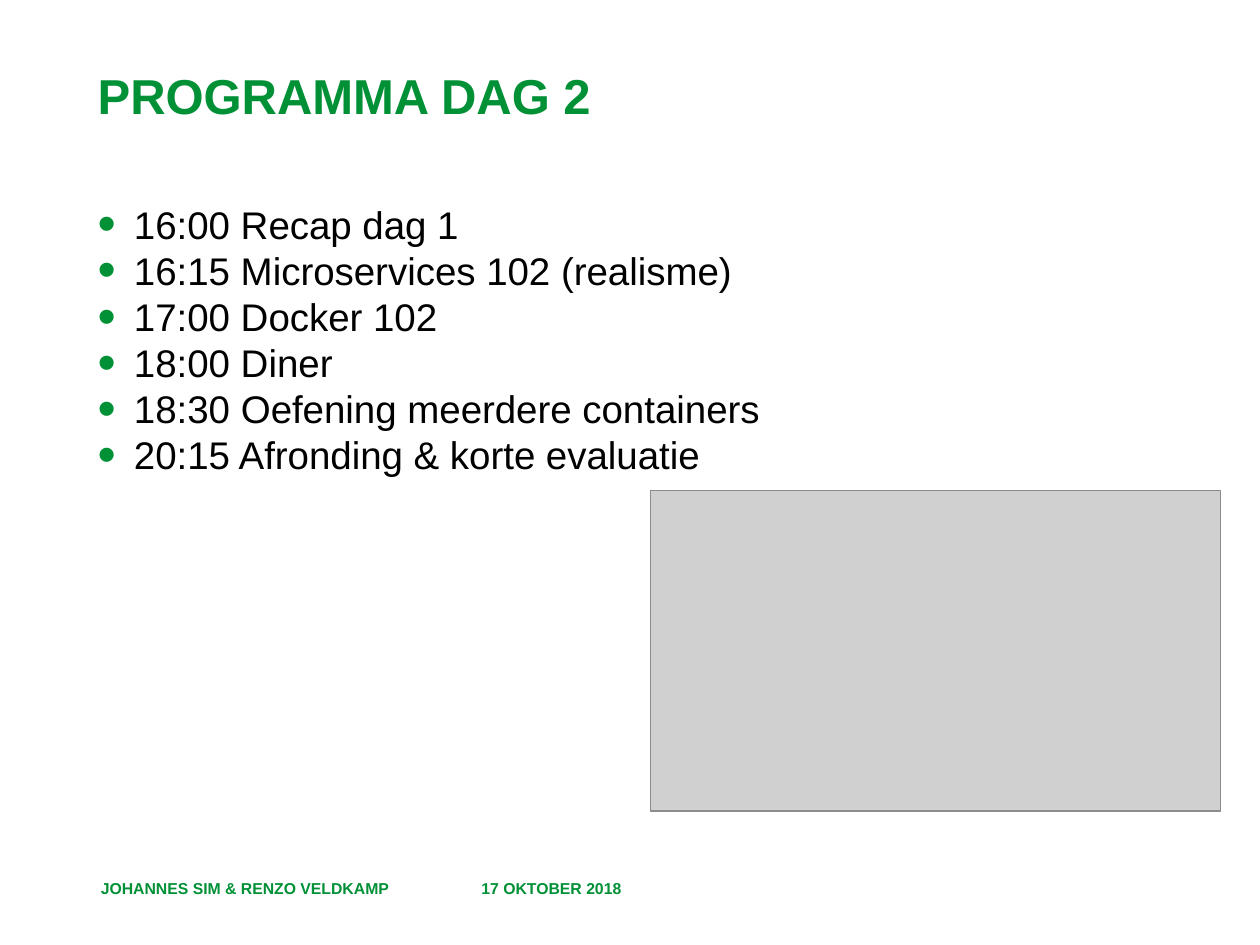
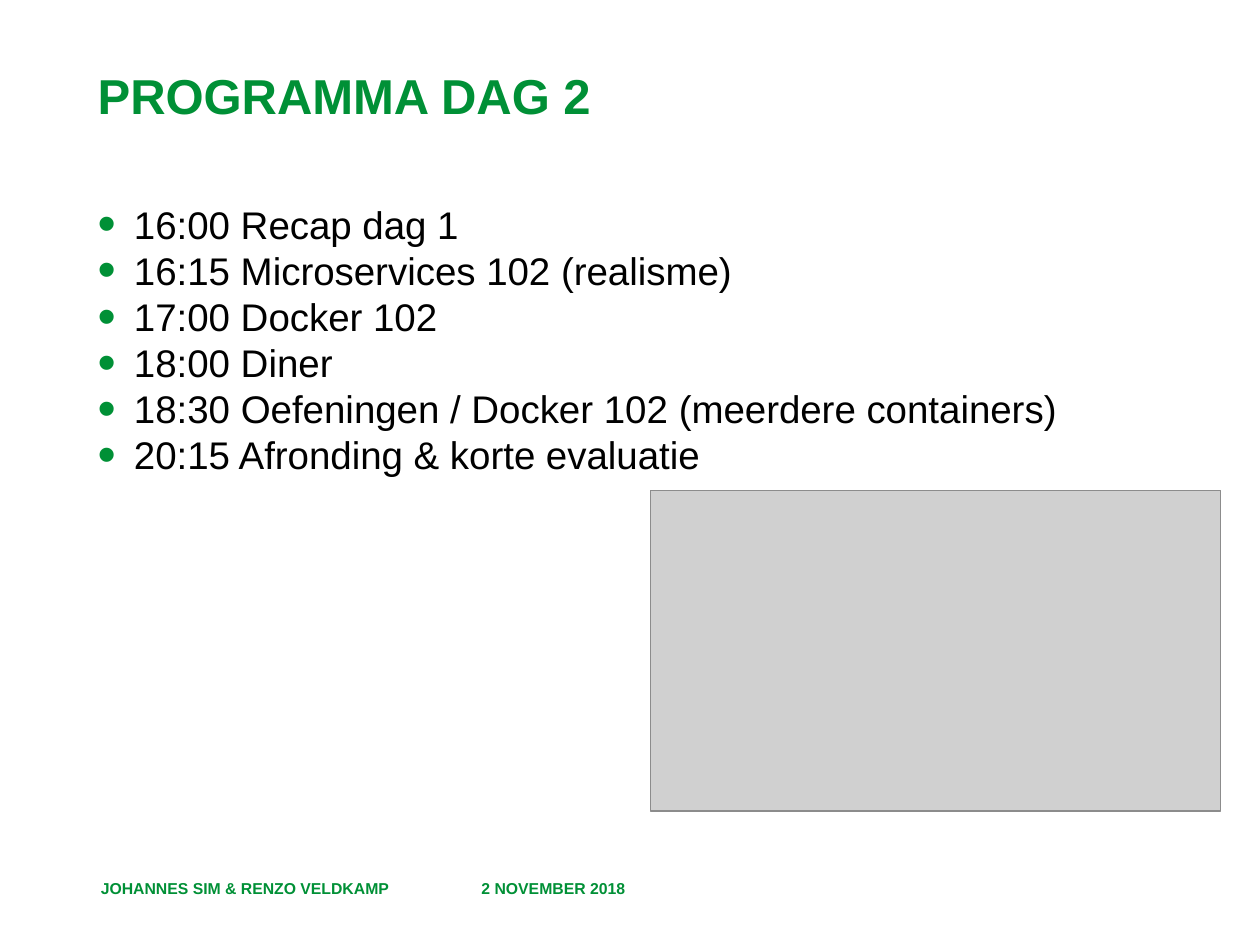
Before and after one commit to RenzoVeldkamp/MicroContainer, a slide deck: slide 4 of Presentatie/Programma en Leerdoelen.pptx. Drawn at 1260x945 pixels with LibreOffice and Linux fonts; fonts in the diff are those of the drawing; grey boxes stand for pictures; background and template pictures are left out. Boxes give left, top, right and bottom in pixels: in the first picture for what was removed or moved away, otherwise in the second. Text is boxed around its words. In the diff, an @@ line names an element or a change of style, - is before the commit and + after.

Commit message:
updated progr. and leerdoelen

```diff
--- a/Presentatie/Programma en Leerdoelen.pptx
+++ b/Presentatie/Programma en Leerdoelen.pptx
@@ text at [134,395,1057,431]: text changed @@
-• 18:30 Oefening meerdere containers
+• 18:30 Oefeningen / Docker 102 (meerdere containers)
@@ text at [481,883,625,894]: text changed @@
-17 OKTOBER 2018
+2 NOVEMBER 2018
```
Also in this commit, not shown: 5 other slides changed.
